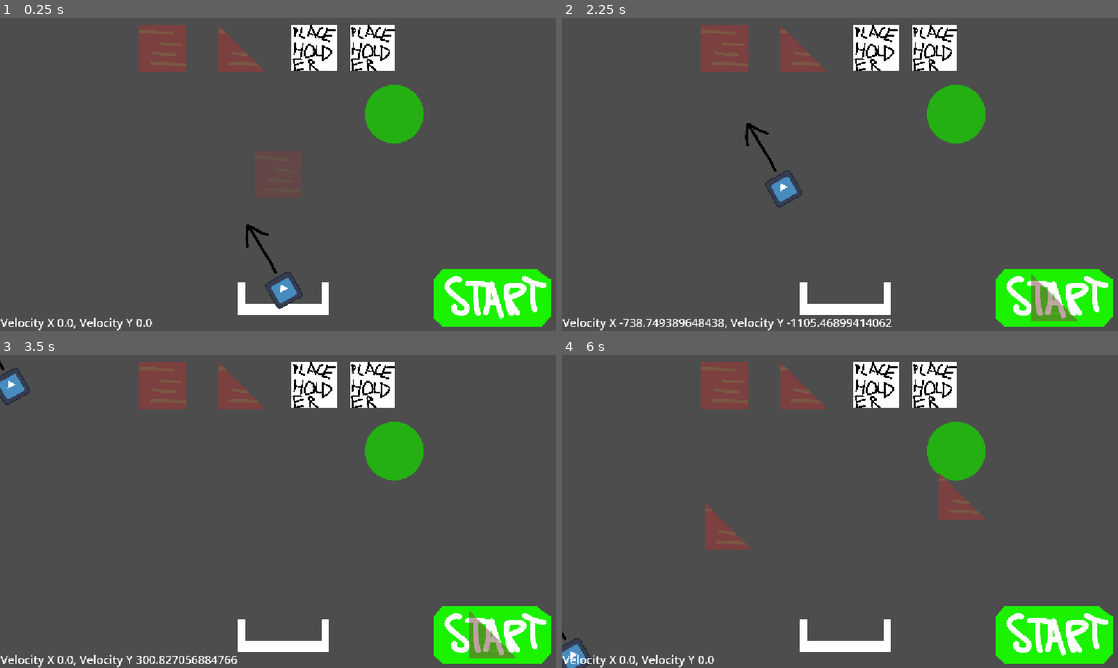
Above: before the commit, frames 1-4 (two rows, left to right).
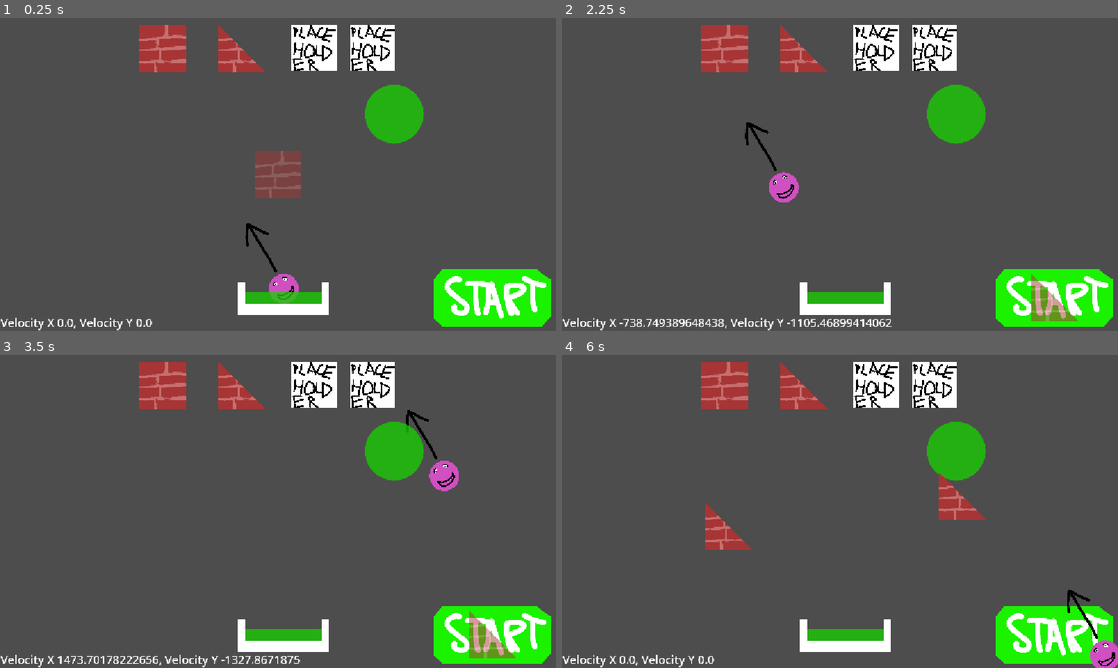
Above: after the commit, the same moments.

Repository: GizzyUwU/haven-bounceback
Game: Godot game, scene res://level.tscn
Two runs of this game, one before a commit and one after it. Both use one fixed random seed, a clock stepped at 60 frames per second and the inputs below. The engine's default icon, where the game draws it, is replaced by a stand-in: a white triangle on a blue panel in a dark square.
Inputs (mouse positions are in pixels of both pictures, inside the frame that each line leads up to):
- Up to frame 1 (0.25 s): no input
- Up to frame 2 (2.25 s): click (723, 49) at 0.5 s; click (801, 49) at 1.25 s; click (1056, 296) at 2 s
- Up to frame 3 (3.5 s): click (494, 633) at 2.75 s
- Up to frame 4 (6 s): click (878, 383) at 3.5 s; click (934, 383) at 4.25 s; tap Enter at 5 s; move the mouse to (962, 495) at 5.02 s; hold Right (right) from 5.03 s (still down); click (962, 495) at 5.1 s; tap Space at 5.75 s; move the mouse to (728, 527) at 5.77 s; click (728, 527) at 5.85 s

The runs differ from the first frame. In frame 1, 3.1% of the frame differs, in the area x 25-58%, y 2-93%; in frame 2, 3.1%; in frame 3, 4.0%; in frame 4, 4.5%, in the area x 0-100%, y 2-100%.

Commit message:
fhuesfbghjsvfgyjhasdy7uvgdasuio9udvgdas9i0ou'agfhd

Diff:
--- a/ball.gd
+++ b/ball.gd
@@ -5,6 +5,16 @@
 const BOUNCE_STRENGTH = 1
 var angle
 var checkpoint = 0
+
+func freeze() -> void:
+	self.set_physics_process(false)
+	self.set_process_input(false)
+	self.set_process_unhandled_input(false)
+
+func unfreeze() -> void:
+	self.set_physics_process(true)
+	self.set_process_input(true)
+	self.set_process_unhandled_input(true)
 
 func _physics_process(delta: float) -> void:
 	if not is_on_floor():
--- a/level.tscn
+++ b/level.tscn
@@ -3,7 +3,6 @@
 [ext_resource type="Texture2D" uid="uid://1hhdg6xf0j2d" path="res://placeholder.png" id="1_vonw3"]
 [ext_resource type="Script" uid="uid://cfmb3jxtw1unu" path="res://ball.gd" id="2_0b4ue"]
 [ext_resource type="Texture2D" uid="uid://cm3lb1wao2pu1" path="res://block.png" id="2_f2txt"]
-[ext_resource type="Texture2D" uid="uid://ctk5k7jqylhyv" path="res://icon.svg" id="2_oi3di"]
 [ext_resource type="Script" uid="uid://bjnifym2xn0g5" path="res://block_button.gd" id="3_n6hdu"]
 [ext_resource type="Texture2D" uid="uid://ehsyxrbpa8ls" path="res://wedge.png" id="4_km5ld"]
 [ext_resource type="Script" uid="uid://v3s3wnamyb0p" path="res://mouse_hover.gd" id="5_1ainy"]
@@ -11,9 +10,11 @@
 [ext_resource type="Texture2D" uid="uid://cv6unach6wkyu" path="res://start.png" id="6_8cye3"]
 [ext_resource type="Script" uid="uid://dlowx4var0sos" path="res://start_button.gd" id="7_2orkt"]
 [ext_resource type="Texture2D" uid="uid://jc7neavorb3w" path="res://arrow.png" id="8_i2t4f"]
+[ext_resource type="Texture2D" uid="uid://dciljspw12pe2" path="res://char.png" id="9_h6smj"]
 [ext_resource type="Script" uid="uid://u5nk8n7f72gh" path="res://win.gd" id="12_8b0r0"]
 [ext_resource type="Texture2D" uid="uid://dn8uvhk7khnb3" path="res://win.png" id="12_aicyk"]
 [ext_resource type="Script" uid="uid://dy78x0iwil6x4" path="res://audio_stream_player.gd" id="14_h6smj"]
+[ext_resource type="Texture2D" uid="uid://4gfhttc27wyx" path="res://actualwin.png" id="15_v5j5c"]
 
 [sub_resource type="TileSetAtlasSource" id="TileSetAtlasSource_0b4ue"]
 texture = ExtResource("1_vonw3")
@@ -9747,6 +9748,7 @@
 sources/0 = SubResource("TileSetAtlasSource_oi3di")
 
 [sub_resource type="CircleShape2D" id="CircleShape2D_km5ld"]
+radius = 10.9075
 
 [sub_resource type="RectangleShape2D" id="RectangleShape2D_4cuec"]
 size = Vector2(254.99994, 256.25)
@@ -9816,11 +9818,12 @@
 script = ExtResource("7_2orkt")
 
 [node name="Ball" type="CharacterBody2D" parent="." unique_id=1613099182]
-position = Vector2(25.555, 0)
+position = Vector2(25.555, -2.99)
 script = ExtResource("2_0b4ue")
 
 [node name="Sprite2D" type="Sprite2D" parent="Ball" unique_id=1897517293]
-texture = ExtResource("2_oi3di")
+scale = Vector2(0.5, 0.5)
+texture = ExtResource("9_h6smj")
 
 [node name="CollisionShape2D" type="CollisionShape2D" parent="Ball" unique_id=1371123263]
 scale = Vector2(6, 6)
@@ -9918,6 +9921,15 @@
 theme_override_font_sizes/font_size = 50
 text = "sfdzdfsfdsfd"
 
+[node name="actualwin" type="Area2D" parent="." unique_id=450353707]
+position = Vector2(23.87, 38.135)
+scale = Vector2(0.655, 0.4)
+
+[node name="Sprite2D" type="Sprite2D" parent="actualwin" unique_id=1397788273]
+texture = ExtResource("15_v5j5c")
+
+[node name="CollisionShape2D" type="CollisionShape2D" parent="actualwin" unique_id=1700493340]
+
 [connection signal="pressed" from="Camera2D/BlockButton" to="Camera2D/BlockButton" method="_on_pressed"]
 [connection signal="pressed" from="Camera2D/WedgeButton" to="Camera2D/WedgeButton" method="_on_pressed"]
 [connection signal="pressed" from="Camera2D/StartButton" to="Camera2D/StartButton" method="_on_pressed"]
--- a/start_button.gd
+++ b/start_button.gd
@@ -15,4 +15,5 @@
 	var ball = $"../../Ball"
 	var velocity = ball.LAUNCHSPEED
 	var angle = ball.angle
+	ball.unfreeze()
 	ball.velocity += Vector2.RIGHT.rotated(ball.angle - PI/2) * ball.LAUNCHSPEED
--- a/win.gd
+++ b/win.gd
@@ -14,5 +14,8 @@
 
 func _on_body_entered(body: Node2D) -> void:
 	if body is CharacterBody2D:
-		print("p1")
+		if $"../Ball".checkpoint == 0:
+			body.freeze()
+			self.visible = false
+			print("p1")
 		$"../Ball".checkpoint = 1
Binary file added: actualwin.png
Not shown, added: actualwin.png.import
Binary file changed: block.png
Binary file added: char.png
Not shown, added: char.png.import
Binary file changed: wedge.png
Not shown, added: wedge.png~
